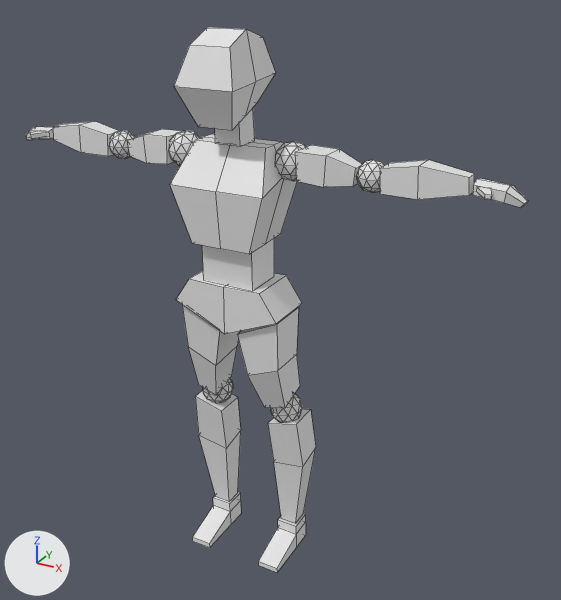
The FBX model Assets/Art/Characters/PlayerRig2.fbx as it was, and as the next commit left it.
The view is the same before and after, from a 50 mm lens placed at (1.131, -1.793, 1.913), pointed at (0.093, 0.093, 0.97). The lights are fixed; the arrows at lower left show +X, +Y and +Z. Mesh edges are drawn as thin lines. Where no turn or scale is listed for an object, it has been applied to the vertices.
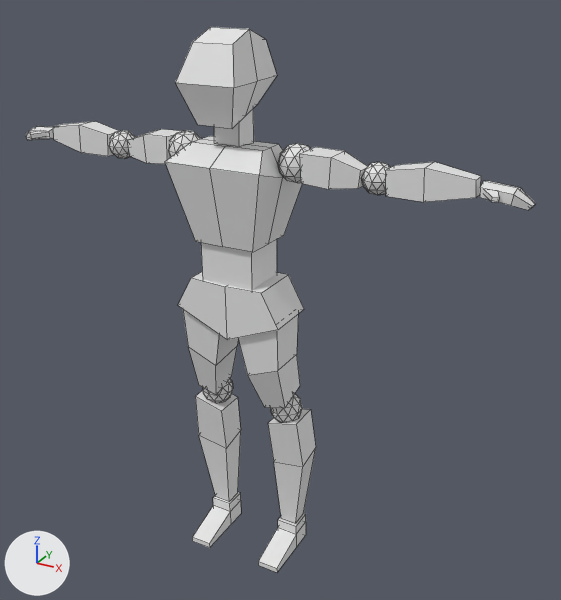
Where the newer file only moved an object's origin or applied its transform, the numbers keep the older frame.

What changed in the scene script:
```text
Change me_cube_018:
    where me_cube_018.from_pydata(...)  # 26 vertices, 22 faces; spans x -0.0331..0.0939, y -0.0734..0.0323, z -0.037..0.0178
    used by ob_cube_014; location = (0.692, 0.044, 1.409)
    me_cube_018 part 1: the whole mesh is mirrored in x about its middle, then moved by (-0.038, 0.0031, 0.0057)
Change me_cube_017:
    where me_cube_017.from_pydata(...)  # 12 vertices, 10 faces; spans x -0.063..0.166, y -0.036..0.036, z -0.043..0.042
    used by ob_cube_013; location = (0.486, 0.042, 1.408)
    me_cube_017 part 6: the whole mesh is mirrored in x about its middle, then moved by (-0.063, 0.0, 0.001)
Change me_cube_006:
    where me_cube_006.from_pydata(...)  # 26 vertices, 24 faces; spans x -0.148..0.148, y -0.125..0.123, z -0.223..0.059
    used by ob_cube_003; location = (-0.006, 0.031, 1.394)
    me_cube_006 part 4: the whole mesh is turned -180 degrees about the z axis through its middle, then moved by (0.006, -0.024, -0.001)
Change me_cube_004:
    where me_cube_004.from_pydata(...)  # 18 vertices, 16 faces; spans x -0.088..0.088, y -0.101..0.118, z -0.118..0.125
    used by ob_cube_001; location = (-0.006, -0.031, 1.624)
    me_cube_004 part 5: the whole mesh is turned -4.1 degrees about the x axis through its middle, then moved by (0.0, 0.008, 0.001)
Change me_cube_001:
    where me_cube_001.from_pydata(...)  # 12 vertices, 10 faces; spans x -2.17..2.17, y -1.0..1.0, z -0.48..1.44
    used by ob_cube_005; location = (-0.006, 0.015, 0.938); scale = (0.0797, 0.0797, 0.0797)
    me_cube_001 part 3: the whole mesh is scaled about its middle by (0.0797, 0.0797, 0.0929), then moved by (0.0, 0.0, -0.5)
Change me_cube_016:
    where me_cube_016.from_pydata(...)  # 12 vertices, 10 faces; spans x -0.048..0.115, y -0.046..0.045, z -0.049..0.037
    used by ob_cube_012; location = (0.239, 0.042, 1.414)
    me_cube_016 part 2: the whole mesh is mirrored in x about its middle, then moved by (-0.045, 0.0, 0.006)
Change ob_cube_014:
    ob_cube_014.location: (0.692, 0.044, 1.409) -> (0.735, 0.027, 1.403)
    ob_cube_014.rotation_euler: (0.0, 0.0, 0.0) -> (-3.142, 0.0, 0.0)  # degrees (0, 0, 0) -> degrees (-180, 0, 0)
    ob_cube_014.scale: (1.0, 1.0, 1.0) -> (-1.0, -1.0, -1.0)
Change ob_cube_013:
    ob_cube_013.location: (0.486, 0.042, 1.408) -> (0.546, 0.029, 1.407)
    ob_cube_013.rotation_euler: (0.0, 0.0, 0.0) -> (-3.142, 0.0, 0.0)  # degrees (0, 0, 0) -> degrees (-180, 0, 0)
    ob_cube_013.scale: (1.0, 1.0, 1.0) -> (-1.0, -1.0, -1.0)
Change ob_cube_005:
    ob_cube_005.scale: (0.0797, 0.0797, 0.0797) -> (1.0, 1.0, 1.0)
    ob_cube_005.location: (-0.006, 0.015, 0.938) -> (0.0, 0.015, 0.981)
Change ob_cube_012:
    ob_cube_012.location: (0.239, 0.042, 1.414) -> (0.281, 0.029, 1.408)
    ob_cube_012.rotation_euler: (0.0, 0.0, 0.0) -> (-3.142, 0.0, 0.0)  # degrees (0, 0, 0) -> degrees (-180, 0, 0)
    ob_cube_012.scale: (1.0, 1.0, 1.0) -> (-1.0, -1.0, -1.0)
Change ob_icosphere_003:
    ob_icosphere_003.location: (0.392, 0.044, 1.399) -> (0.412, 0.031, 1.399)
    ob_icosphere_003.rotation_euler: (0.0, 0.0, 0.0) -> (-3.142, 0.0, 0.0)  # degrees (0, 0, 0) -> degrees (-180, 0, 0)
    ob_icosphere_003.scale: (1.0, 1.0, 1.0) -> (-1.0, -1.0, -1.0)
Change ob_icosphere_001:
    ob_icosphere_001.location: (0.159, 0.044, 1.411) -> (0.18, 0.031, 1.411)
    ob_icosphere_001.rotation_euler: (0.0, 0.0, 0.0) -> (-3.142, 0.0, 0.0)  # degrees (0, 0, 0) -> degrees (-180, 0, 0)
    ob_icosphere_001.scale: (1.0, 1.0, 1.0) -> (-1.0, -1.0, -1.0)
```

What differs and where, as boxes [x1, y1, x2, y2] in the pictures (561 x 600 px):
'Cube.003', mesh turned
    before: [170, 134, 297, 254]
    after: [165, 136, 302, 252]
'Cube.001', mesh turned
    before: [174, 27, 276, 130]
    after: [175, 27, 277, 128]
'Cube.005', moved, rescaled (8% taller)
    before: [176, 271, 302, 334]
    after: [178, 272, 304, 340]
'Cube.013', mesh mirrored, moved, turned, rescaled
    before: [380, 160, 474, 199]
    after: [386, 162, 481, 202]
'Cube.012', mesh mirrored, moved, turned, rescaled
    before: [295, 145, 362, 187]
    after: [300, 147, 368, 189]
'Cube.014', mesh mirrored, moved, turned, rescaled
    before: [473, 178, 528, 207]
    after: [480, 181, 536, 210]
'Icosphere.001', moved, turned, rescaled
    before: [275, 141, 306, 181]
    after: [278, 143, 311, 183]
'Icosphere.003', moved, turned, rescaled
    before: [356, 160, 385, 193]
    after: [362, 162, 390, 195]
